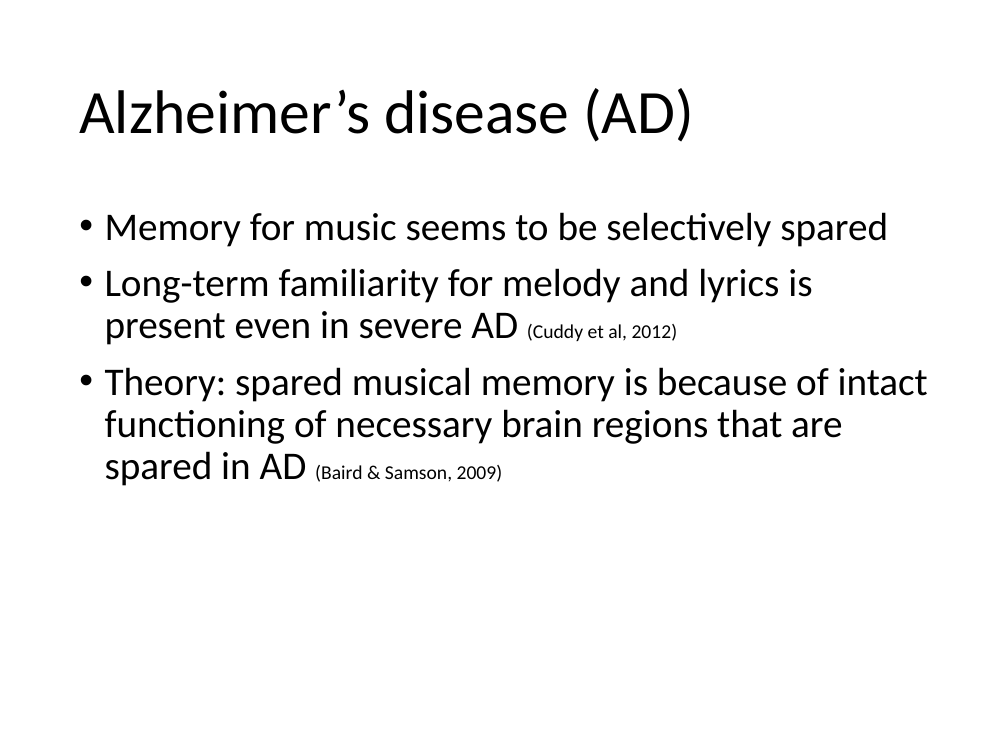
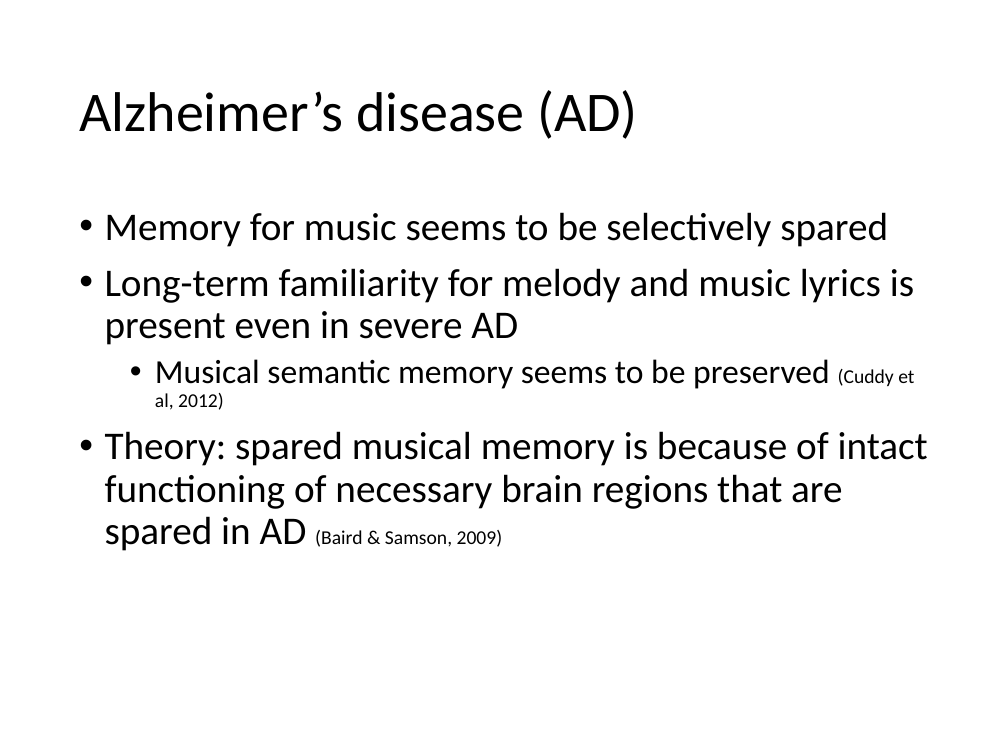
Before and after one commit to asternin/PhDProject, a slide deck: slide 7 of Meetings/2017.05.10-Grahn+KohlerPresentation.pptx (slide 4 before the commit). Drawn at 1008x756 pixels with LibreOffice and Linux fonts; fonts in the diff are those of the drawing. Boxes give left, top, right and bottom in pixels: in the first picture for what was removed or moved away, otherwise in the second. Text is boxed around its words. In the diff, an @@ line names an element or a change of style, - is before the commit and + after.

```diff
--- a/Meetings/2017.05.10-Grahn+KohlerPresentation.pptx
+++ b/Meetings/2017.05.10-Grahn+KohlerPresentation.pptx
@@ title "Alzheimer’s disease (AD)" at [79,90,638,139]: size 44 to 40 pt @@
@@ text at [105,268,914,410]: text changed @@
-• Long-term familiarity for melody and lyrics is present even in severe AD (Cuddy et al, 2012)
+• Long-term familiarity for melody and music lyrics is present even in severe AD
+  • Musical semantic memory seems to be preserved (Cuddy et al, 2012)
```
Also in this commit, not shown: 7 other slides changed, 1 slide added.
